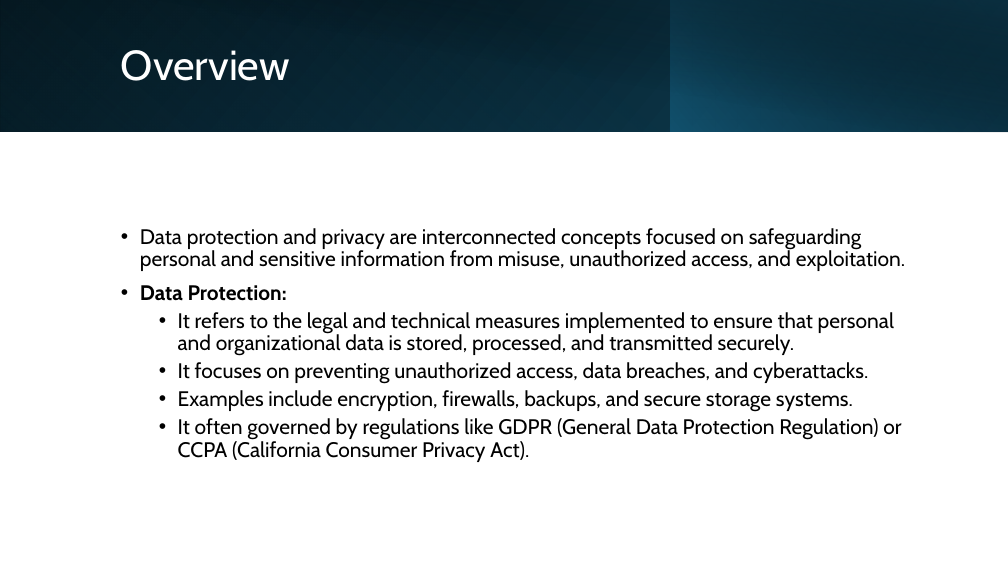
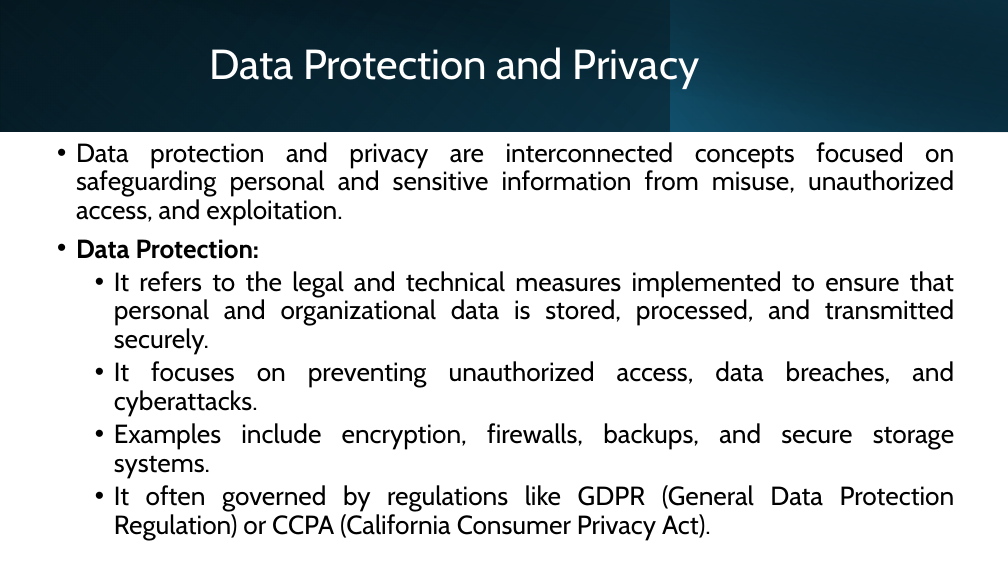
Before and after one commit to shakiliitju/M.Sc-in-ICT, a slide deck: slide 4 of Semester 2/Applied Cyber Security/Lecture/L7.pptx (slide 5 before the commit). Drawn at 1008x567 pixels with LibreOffice and Linux fonts; fonts in the diff are those of the drawing. Boxes give left, top, right and bottom in pixels: in the first picture for what was removed or moved away, otherwise in the second. Text is boxed around its words. In the diff, an @@ line names an element or a change of style, - is before the commit and + after.

Commit message:
upload

```diff
--- a/Semester 2/Applied Cyber Security/Lecture/L7.pptx
+++ b/Semester 2/Applied Cyber Security/Lecture/L7.pptx
@@ title removed at (121, 50, 290, 81) @@
-Overview
@@ text added at (210, 47, 700, 89), 40 pt, text #FFFFFF @@
+Data Protection and Privacy
@@ text "Data protection and privacy are ...": place and size @@
-text "Data protection and privacy are ..." at (140, 228, 905, 462)
+text "Data protection and privacy are ..." at (76, 142, 955, 540)
@@ text "Data protection and privacy are ..." at (76, 142, 955, 540): size 20 to 25 pt; alignment left to justified @@
```
Also in this commit, not shown: 25 other slides changed, 2 slides removed.
